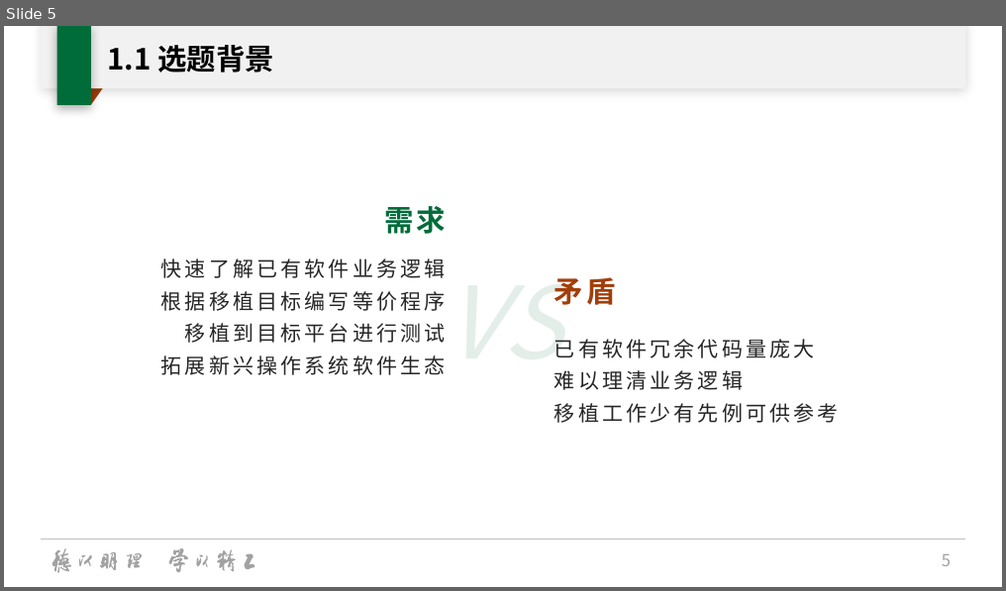
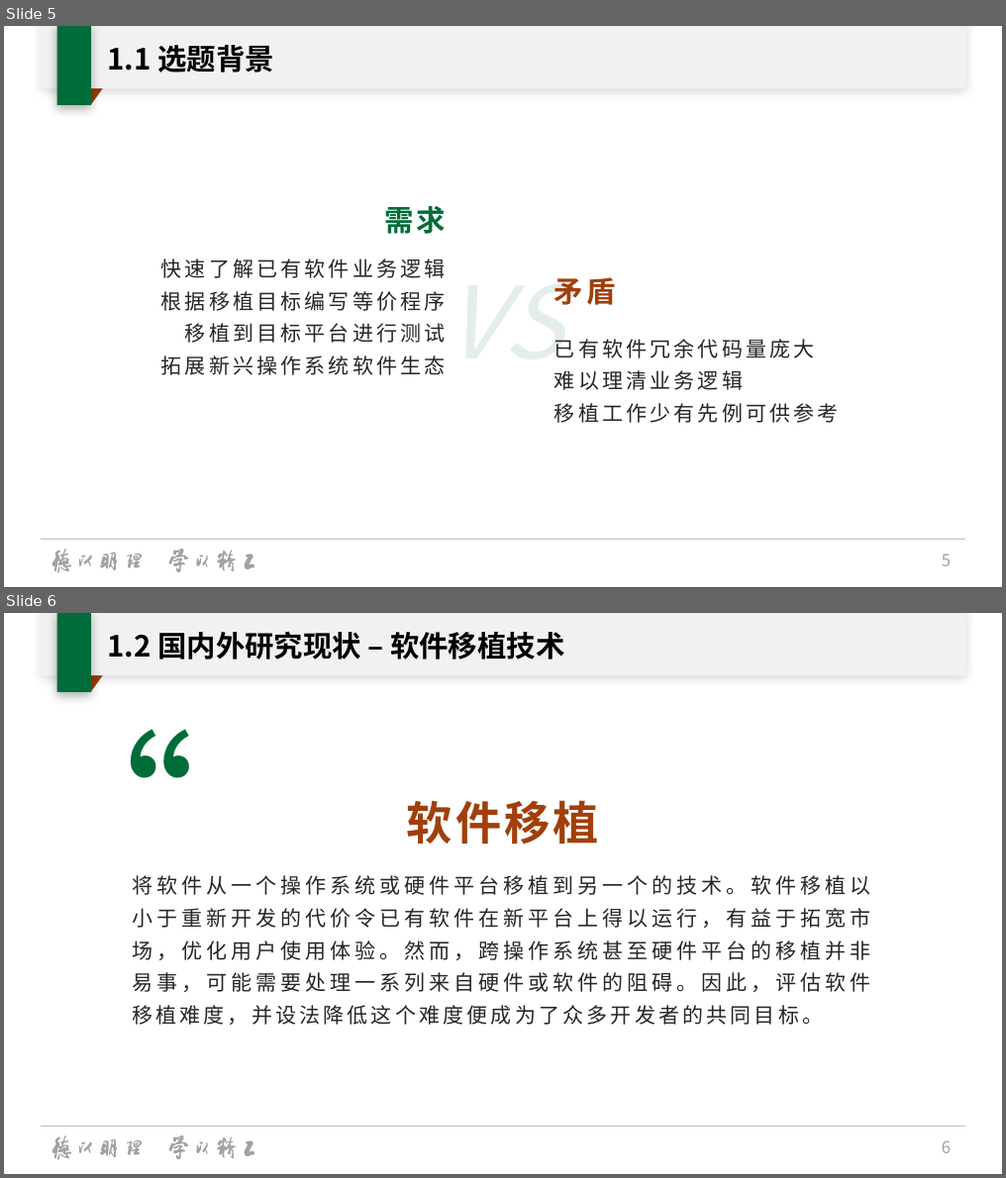
Before and after one commit to oscourse-tsinghua/openingreport-fze2023, a slide deck: slide.pptx. Shown one above the other, each under a label of ours: slide 5 before the commit, slides 5 and 6 after it. The pictures are 1006x591 and 1006x1178 pixels, drawn with LibreOffice and Linux fonts; fonts in the diff are those of the drawing; background and template pictures are left out. Boxes give left, top, right and bottom in pixels: in the first picture for what was removed or moved away, otherwise in the second. Text is boxed around its words. In the diff, an @@ line names an element or a change of style, - is before the commit and + after.

```diff
--- a/slide.pptx
+++ b/slide.pptx
@@ slide 6 added at [4,613,1002,1174], background #FFFFFF; not listed: 22 template elements that a slide beside it also shows @@
@@ title added at [108,632,564,660], 28 pt, text #000000, bold @@
+1.2 国内外研究现状 – 软件移植技术
@@ text added at [24,703,227,912], 166 pt, text #006C39 @@
+“
@@ rectangle added at [89,719,918,1075], outline #006C39 2.5 pt @@
@@ text added at [407,800,599,844], 44 pt, text #A13F0B, bold @@
+软件移植
@@ text added at [132,875,871,1025], 20 pt, text #262626 @@
+将软件从一个操作系统或硬件平台移植到另一个的技术。软件移植以小于重新开发的代价令已有软件在新平台上得以运行，有益于拓宽市场，优化用户使用体验。然而，跨操作系统甚至硬件平台的移植并非易事，可能需要处理一系列来自硬件或软件的阻碍。因此，评估软件移植难度，并设法降低这个难度便成为了众多开发者的共同目标。
```
Also in this commit, not shown: 2 slides changed, 6 other slides added, 1 other file.
